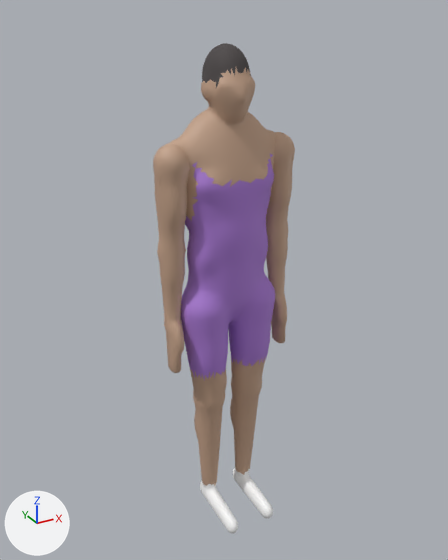
Before and after pictures for a commit that changed the glTF model public/models/players/guard.glb.
Camera for both pictures: a camera (50 mm lens) standing at (-1.15, -2.07, 2.18) and looking at (-0.01, 0.0, 1.15). Lighting does not change. The marker at lower left points along +X, +Y and +Z. The picture after the commit comes second. Vertices at exactly the same position are counted once.

In view in the first picture: 'body_mesh', 'hair_mesh', 'head_mesh'.
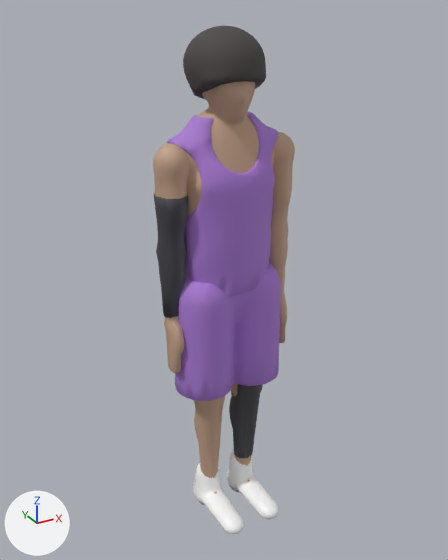
Changed parts and their boxes [x1, y1, x2, y2] in the pictures (448 x 560 px; the box of a moved part takes in the faces that stretch with it):
'jersey_mesh', added (purple)
    after: [167, 112, 279, 296]
'shorts_mesh', added (purple)
    after: [175, 263, 281, 401]
'hair_afro_mesh', added
    after: [183, 26, 266, 99]
'shoes_mesh', added
    after: [193, 451, 279, 534]
'sleeve_arm_mesh', added
    after: [154, 193, 188, 318]
'sleeve_leg_mesh', added
    after: [229, 384, 263, 458]
part 1 of me_body, built on (mostly hidden afterwards)
    before: [181, 137, 278, 534]
    after: [181, 137, 278, 494]
part 2 of me_body, recoloured
    before: [181, 154, 275, 379]
    after: [192, 154, 273, 211]
part 3 of me_body, recoloured
    before: [200, 468, 273, 533]
part 4 of me_head, moved or reshaped
    before: [175, 67, 276, 155]
    after: [185, 81, 252, 154]
part 5 of me_hair, moved or reshaped (not visible afterwards)
    before: [202, 43, 251, 87]

The change, as a diff of the scene's bpy script:
```diff
--- a/public/models/players/guard.glb.py
+++ b/public/models/players/guard.glb.py
@@ me_body @@
-me_body.from_pydata(...)  # 3994 vertices, 7903 faces; spans x -0.3..0.3, y -0.25..0.13, z 0.0..1.73
+me_body.from_pydata(...)  # 3627 vertices, 7174 faces; spans x -0.3..0.3, y -0.25..0.13, z 0.0..1.73
+# me_body part 1: 41 vertices moved within x -0.23..0.2, y -0.24..0.12, z 0.04..1.71; 623 vertices removed from x -0.25..0.25, y -0.25..0.13, z 0.0..1.71; 256 vertices added at x -0.26..0.26, y -0.25..0.13, z 0.01..1.71
+# me_body part 2: 1570 faces spanning x -0.22..0.22, y -0.12..0.12, z 0.73..1.69 switch from mat_kit (purple #ac7cd6) to mat_skin (beige #c4a289)
+# me_body part 3: 403 faces spanning x -0.13..0.13, y -0.25..0.07, z 0.0..0.13 switch from mat_shoes (white #f9f9f9) to mat_skin (beige #c4a289)
@@ me_head @@
-me_head.from_pydata(...)  # 557 vertices, 969 faces; spans x -0.247..0.247, y -0.12..0.125, z 1.68..1.993
+me_head.from_pydata(...)  # 666 vertices, 1260 faces; spans x -0.247..0.247, y -0.121..0.126, z 1.68..2.063
+# me_head part 4: 6 vertices moved from x -0.228..0.228, y -0.051..0.096, z 1.696..1.735 to x -0.226..0.226, y -0.052..0.091, z 1.689..1.738; 122 vertices removed from x -0.239..0.239, y -0.12..0.118, z 1.696..1.971; 231 vertices added at x -0.236..0.236, y -0.121..0.118, z 1.701..2.063
+# other edits to the shape of me_head do not show in these pictures
 me_head.materials.append(mat_skin)
@@ me_hair @@
-me_hair.from_pydata(...)  # 260 vertices, 448 faces; spans x -0.096..0.096, y -0.09..0.116, z 1.866..2.063
+me_hair.from_pydata(...)  # 308 vertices, 612 faces; spans x -0.094..0.094, y -0.105..0.12, z 1.874..2.068
+# me_hair part 5: 260 vertices removed from x -0.096..0.096, y -0.09..0.116, z 1.866..2.063; 308 vertices added at x -0.094..0.094, y -0.105..0.12, z 1.874..2.068
 me_hair.materials.append(mat_hair)
@@ ob_sleeve_leg_mesh @@
+ob_sleeve_leg_mesh = bpy.data.objects.new('sleeve_leg_mesh', me_sleeve_leg)  # 181 vertices, 358 faces; spans x 0.031..0.171, y -0.084..0.082, z 0.218..0.653; in mat_sleeve (dark grey #45454b)
+ob_sleeve_leg_mesh.location = (0.0, 0.0, 0.0)
@@ ob_sleeve_arm_mesh @@
+ob_sleeve_arm_mesh = bpy.data.objects.new('sleeve_arm_mesh', me_sleeve_arm)  # 180 vertices, 356 faces; spans x -0.301..-0.173, y -0.066..0.073, z 1.046..1.543; in mat_sleeve (dark grey #45454b)
+ob_sleeve_arm_mesh.location = (0.0, 0.0, 0.0)
@@ ob_hair_afro_mesh @@
+ob_hair_afro_mesh = bpy.data.objects.new('hair_afro_mesh', me_hair_afro)  # 411 vertices, 818 faces; spans x -0.149..0.149, y -0.132..0.174, z 1.86..2.122; in mat_hair (dark grey #4b4545)
+ob_hair_afro_mesh.location = (0.0, 0.0, 0.0)
@@ ob_shoes_mesh @@
+ob_shoes_mesh = bpy.data.objects.new('shoes_mesh', me_shoes)  # 465 vertices, 922 faces; spans x -0.158..0.158, y -0.278..0.104, z 0.0..0.221; in mat_shoes (white #f9f9f9), mat_sole (dark grey #616169)
+ob_shoes_mesh.location = (0.0, 0.0, 0.0)
@@ ob_shorts_mesh @@
+ob_shorts_mesh = bpy.data.objects.new('shorts_mesh', me_shorts)  # 673 vertices, 1342 faces; spans x -0.244..0.244, y -0.135..0.138, z 0.673..1.194; in mat_kit (purple #ac7cd6)
+ob_shorts_mesh.location = (0.0, 0.0, 0.0)
@@ ob_jersey_mesh @@
+ob_jersey_mesh = bpy.data.objects.new('jersey_mesh', me_jersey)  # 770 vertices, 1536 faces; spans x -0.23..0.234, y -0.133..0.131, z 1.129..1.813; in mat_kit (purple #ac7cd6)
+ob_jersey_mesh.location = (0.0, 0.0, 0.0)
```
